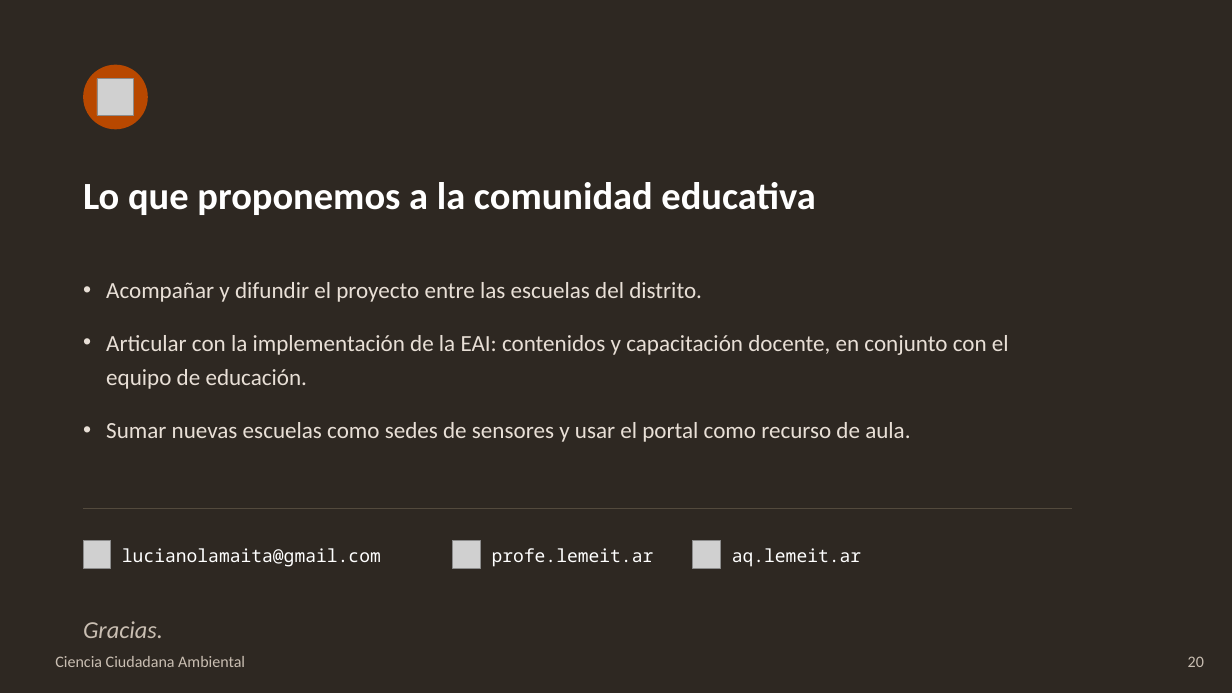
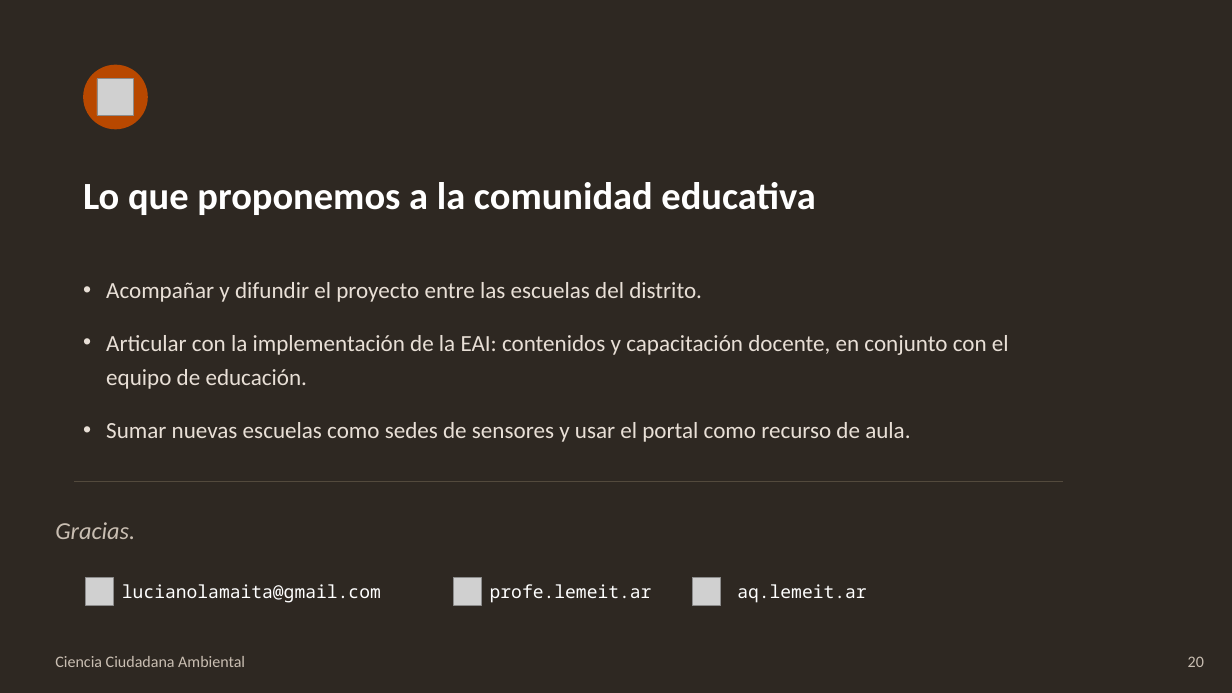
Before and after one commit to lemeit/lemeit-aq, a slide deck: slide 19 of docs/Ciencia_Ciudadana_Ambiental_v3.pptx. Drawn at 1232x693 pixels with LibreOffice and Linux fonts; fonts in the diff are those of the drawing; grey boxes stand for pictures. Boxes give left, top, right and bottom in pixels: in the first picture for what was removed or moved away, otherwise in the second. Text is boxed around its words. In the diff, an @@ line names an element or a change of style, - is before the commit and + after.

```diff
--- a/docs/Ciencia_Ciudadana_Ambiental_v3.pptx
+++ b/docs/Ciencia_Ciudadana_Ambiental_v3.pptx
@@ text "Gracias.": place and size @@
-text "Gracias." at [83,621,163,638]
+text "Gracias." at [55,522,135,539]
@@ line moved from (83, 508) - (1072, 508) to (74, 482) - (1063, 482) @@
@@ picture: place and size @@
-picture at [83,541,111,568]
+picture at [86,578,114,605]
@@ 2 pictures, 2 texts: place and size @@
-2 pictures, 2 texts at [122,541,721,568]
+2 pictures, 2 texts at [122,578,721,605]
@@ text "aq.lemeit.ar": place and size @@
-text "aq.lemeit.ar" at [732,548,861,567]
+text "aq.lemeit.ar" at [737,584,866,603]
```
Also in this commit, not shown: 1 other slide changed.
